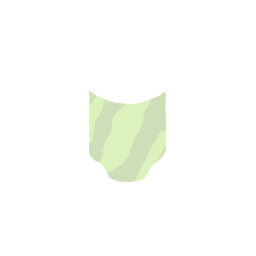
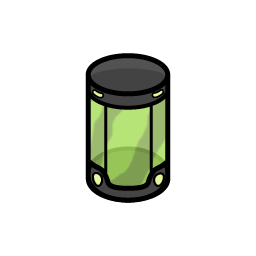
Before/after of a 256x256 layered artwork. What changed in the layer stack:
added group "New Vat" with 6 layers above "Old Vat" over [85, 53, 171, 203]
added layer "QEVatTopDetail.png #1" in group "New Vat" over [92, 89, 165, 187]
added layer "QEVatTop.png #1" in group "New Vat" over [85, 53, 171, 203]
added layer "QEVatGlow Full Opacity" in group "New Vat" over [90, 93, 167, 187]
added layer "QEVatBottom.png #1" in group "New Vat" over [86, 146, 170, 203]
moved "OldGlowFixed" into group "Old Vat" over [88, 90, 167, 183]
